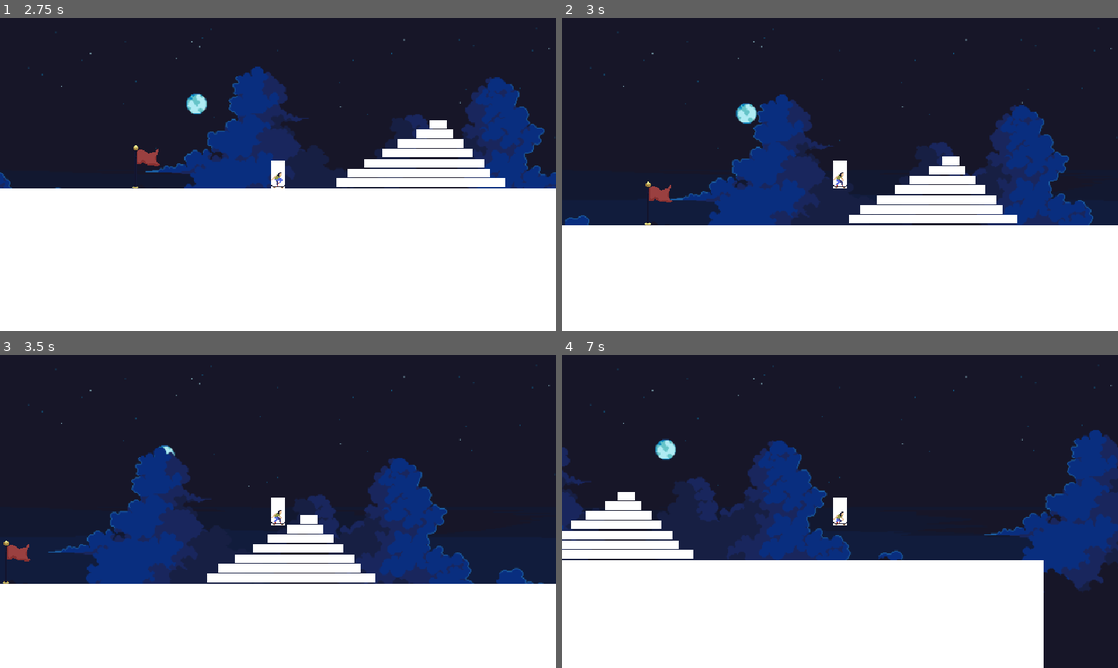
Above: before the commit, frames 1-4 (two rows, left to right).
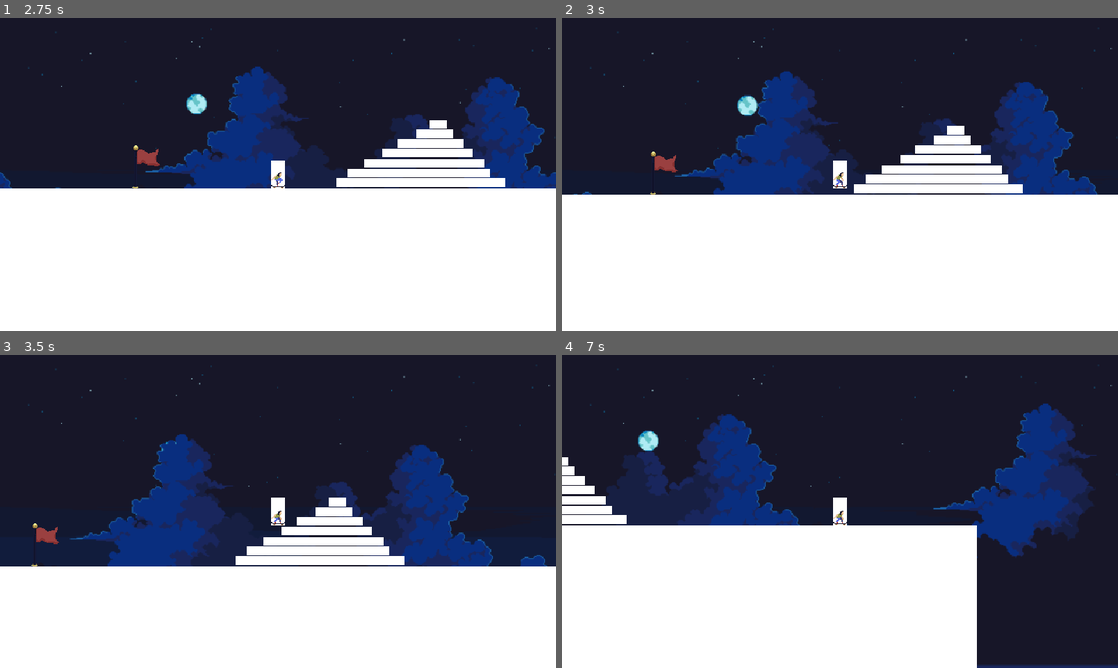
Above: after the commit, the same moments.

Repository: Minipeps/SpeedJam-8
Game: Godot game, scene res://2D/TestPlayerLevel.tscn
Same seed, same stepped clock (60 frames per second), same inputs: the game is played once before the commit and once after it. This scene is started directly instead of the project's main scene.
Inputs (mouse positions are in pixels of both pictures, inside the frame that each line leads up to):
- Up to frame 1 (2.75 s): tap Enter (ui_accept) at 0.5, 0.77, 1.52 s; move the mouse to (400, 158) at 0.52 s; hold Right (player_move_right) 0.53-1.28 s; tap C (display_end_screen_lose) at 0.6, 2.1 s; move the mouse to (166, 190) at 1.27 s; hold Down (player_move_down) 1.28-2.03 s; tap X (display_end_screen_win) at 1.35 s; move the mouse to (333, 105) at 2.02 s; hold Right (player_move_right) from 2.03 s (still down)
- Up to frame 2 (3 s): move the mouse to (812, 237) at 2.77 s; release Right (player_move_right) at 2.78 s; hold Up (player_move_up) from 2.78 s (still down); tap X (display_end_screen_win) at 2.85 s
- Up to frame 3 (3.5 s): keep holding Up (player_move_up); tap Enter (ui_accept) at 3.02 s
- Up to frame 4 (7 s): move the mouse to (1006, 558) at 3.52 s; release Up (player_move_up) at 3.53 s; hold Left (player_move_left) 3.53-5.03 s; tap C (display_end_screen_lose) at 3.6, 5.1, 6.6 s; tap Enter (ui_accept) at 3.77, 4.52, 6.02, 6.77 s; move the mouse to (673, 464) at 4.27 s; tap X (display_end_screen_win) at 4.35, 5.85 s; move the mouse to (867, 511) at 5.02 s; hold Down (player_move_down) 5.03-5.78 s; move the mouse to (756, 433) at 5.77 s; hold Right (player_move_right) 5.78-6.53 s; move the mouse to (962, 495) at 6.52 s; hold Up (player_move_up) from 6.53 s (still down)

Frame 1 is identical in both runs. In frame 2, 17% of the frame differs, in the area x 0-100%, y 17-67%; in frame 3, 16%; in frame 4, 29%, in the area x 0-100%, y 15-100%.

Commit message:
player: add prepare jump state

Diff:
--- a/2D/Player/player2D.gd
+++ b/2D/Player/player2D.gd
@@ -9,9 +9,9 @@
 var gravity = ProjectSettings.get_setting("physics/2d/default_gravity")
 var animatedSprite : AnimatedSprite2D;
 
-
 enum State {
 	IDLE,
+	PREPARE_JUMP,
 	JUMPING,
 	KICKING,
 	ROLLING,
@@ -55,7 +55,10 @@
 
 	# Handle jump.
 	if Input.is_action_just_pressed("player_move_up"):
+		_change_state(State.PREPARE_JUMP)
+	elif Input.is_action_just_released("player_move_up"):
 		self.velocity.y = -JUMP_VELOCITY
+		_leave_floor()
 		_change_state(State.JUMPING)
 		move_and_slide()
 		return
